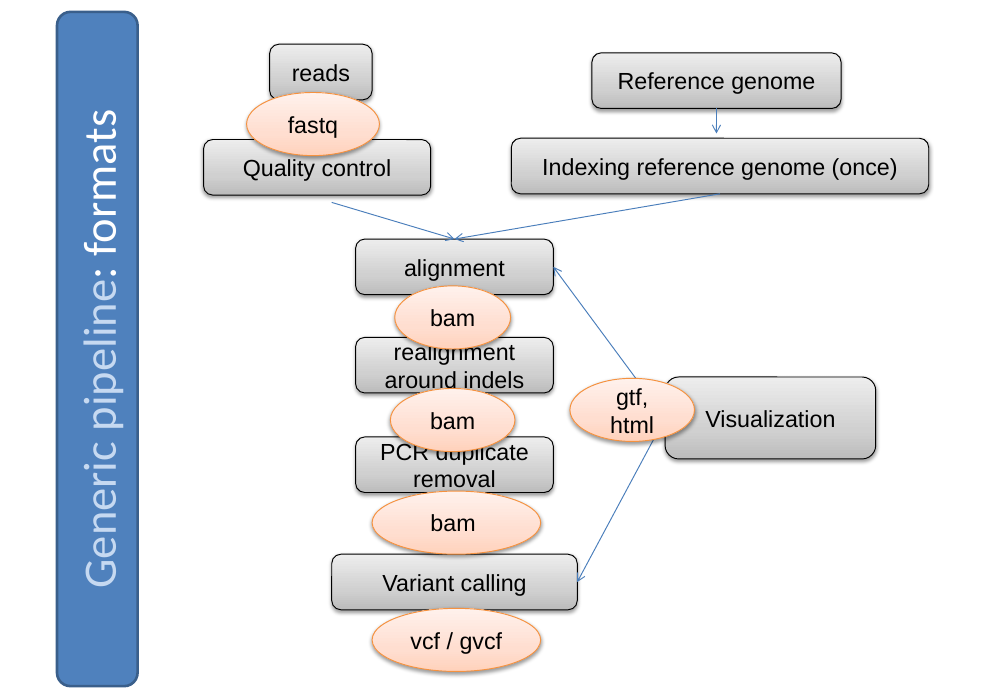
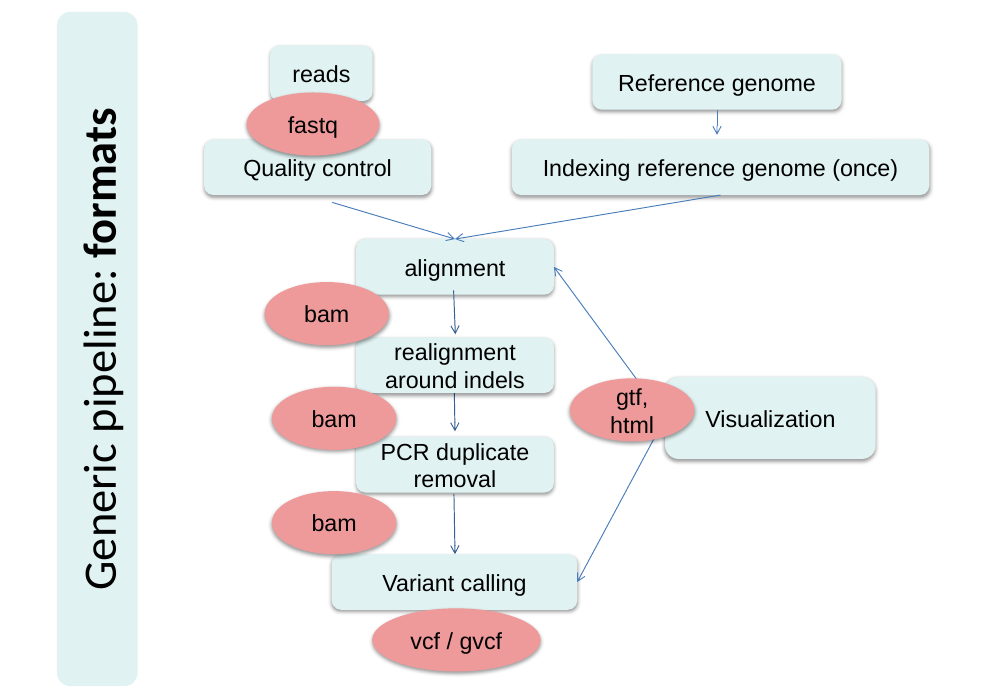
Before and after one commit to miguelperezenciso/NGScrashcourse, a slide deck: slide 8 of 2019_MSc_slides.pptx. Drawn at 1008x698 pixels with LibreOffice and Linux fonts; fonts in the diff are those of the drawing. Boxes give left, top, right and bottom in pixels: in the first picture for what was removed or moved away, otherwise in the second. Text is boxed around its words. In the diff, an @@ line names an element or a change of style, - is before the commit and + after.

```diff
--- a/2019_MSc_slides.pptx
+++ b/2019_MSc_slides.pptx
@@ rounded rectangle "Generic pipeline: formats" at bbox=[56, 13, 137, 686]: text colour #C6D9F1 to #000000 in "Generic pipeline:"; text colour #FFFFFF to #000000 in "pipeline: formats"; bold on in "formats"; fill #4F81BD to #E0F2F1; outline #3A5F8C 2 pt to none @@
@@ fill gradient #BDBDBD to #D1D1D1 to #EEEEEE to #E0F2F1; outline #000000 0.75 pt to none in 9 elements at bbox=[332, 554, 578, 610], bbox=[665, 377, 876, 459], bbox=[204, 140, 431, 195], bbox=[356, 239, 554, 295], bbox=[356, 338, 554, 394], bbox=[356, 437, 554, 492], bbox=[512, 140, 930, 195], bbox=[270, 46, 372, 101], bbox=[593, 54, 842, 110] @@
@@ ellipse "bam": place and size @@
-ellipse "bam" at bbox=[395, 286, 510, 349]
+ellipse "bam" at bbox=[264, 282, 389, 345]
@@ ellipse "bam": place and size @@
-ellipse "bam" at bbox=[391, 388, 516, 451]
+ellipse "bam" at bbox=[272, 387, 396, 450]
@@ fill gradient #FFD2BD to #FFDED0 to #FFF2ED to #EF9A9A; outline #F69240 0.75 pt to none in 6 elements at bbox=[247, 92, 380, 155], bbox=[571, 378, 695, 441], bbox=[372, 609, 541, 672], bbox=[272, 387, 396, 450], bbox=[264, 282, 389, 345], bbox=[272, 491, 396, 555] @@
@@ ellipse "bam": place and size @@
-ellipse "bam" at bbox=[372, 491, 541, 555]
+ellipse "bam" at bbox=[272, 491, 396, 555]
```
Also in this commit, not shown: 32 other slides changed, 2 slides added, 2 slides removed.
